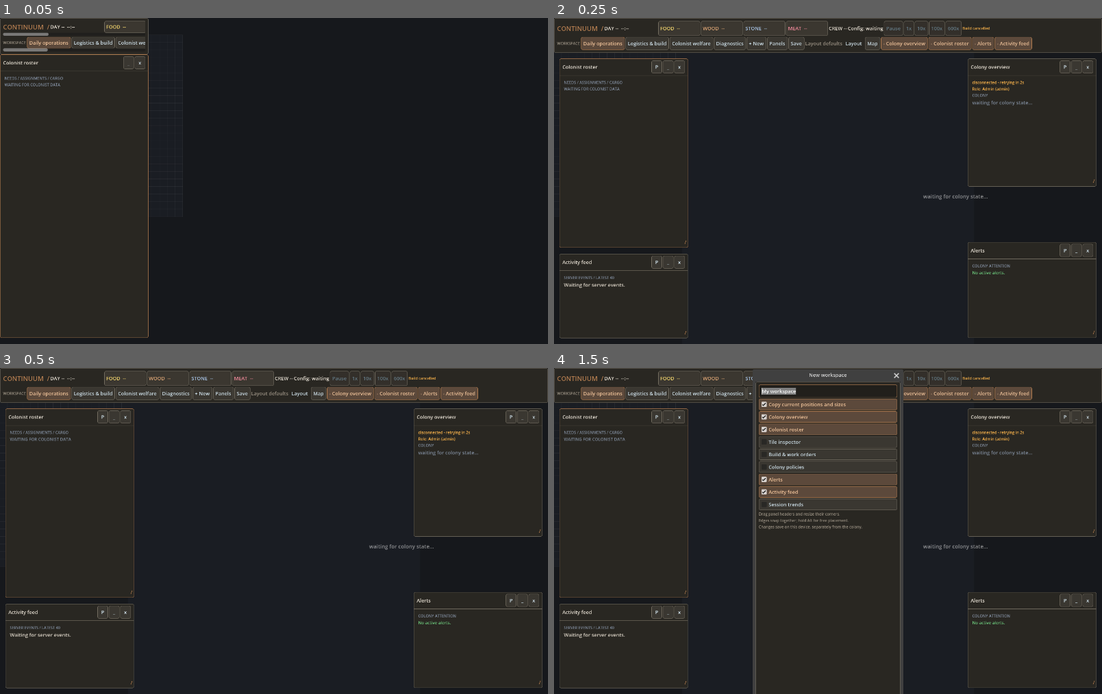
Above: before the commit, frames 1-4 (two rows, left to right).
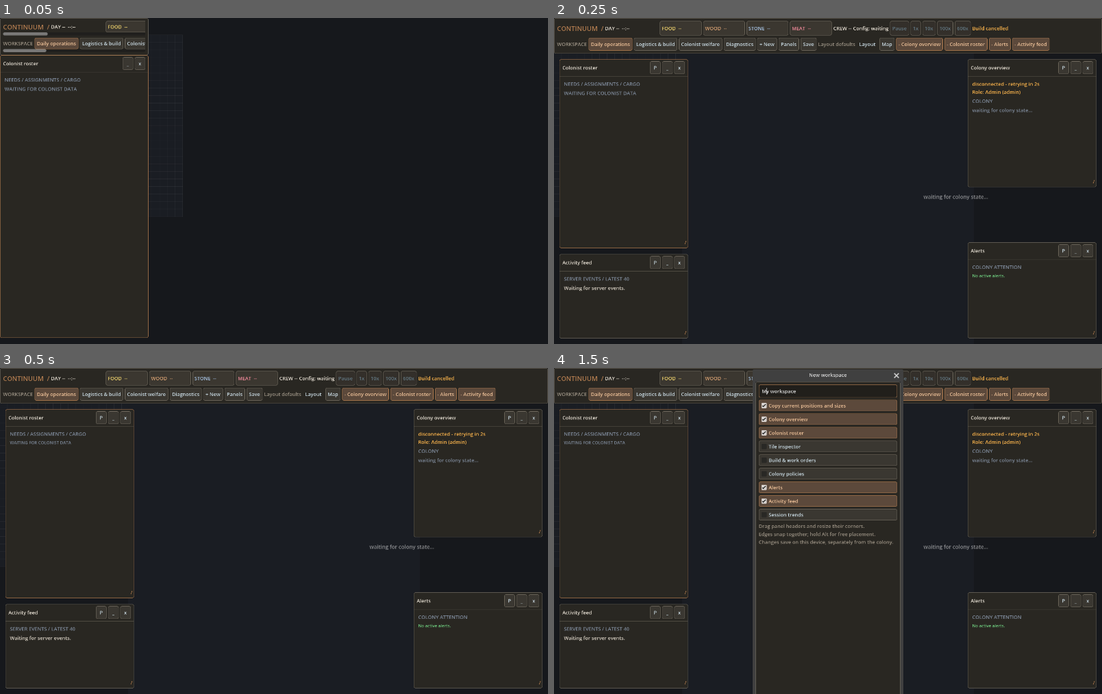
Above: after the commit, the same moments.

Repository: iMithrellas/continuum
Game: Godot game, scene res://tools/map_ui_test.tscn
Same seed, same stepped clock (60 frames per second), same inputs: the game is played once before the commit and once after it. This scene is started directly instead of the project's main scene.
Inputs:
- Up to frame 1 (0.05 s): no input
- Up to frame 2 (0.25 s): no input
- Up to frame 3 (0.5 s): no input
- Up to frame 4 (1.5 s): click "+ New" at 0.5 s; click "+ New" at 1.25 s

The runs differ from the first frame. In frame 1, 1.0% of the frame differs, in the area x 0-28%, y 0-23%; in frame 2, 4.5%; in frame 3, 4.5%; in frame 4, 7.8%, in the area x 0-100%, y 0-99%.

Commit message:
fix(client): prevent ui scale compounding

Diff:
--- a/client/godot/scripts/main.gd
+++ b/client/godot/scripts/main.gd
@@ -179,11 +179,25 @@
 	return apply_settings(settings, persist)
 
 func _apply_control_metrics(root: Node, old_metrics: UiMetrics, new_metrics: UiMetrics) -> void:
-	var ratio := new_metrics.scale / old_metrics.scale
 	for child: Node in root.get_children():
+		# WorkspaceDeck owns its complete subtree, including panel metrics.
+		if child == workspace:
+			continue
 		if child is Control:
 			var control := child as Control
-			control.add_theme_font_size_override("font_size", maxi(1, roundi(control.get_theme_font_size("font_size") * ratio)))
+			if not control.has_meta("ui_font_reference"):
+				var observed_font := control.get_theme_font_size("font_size")
+				var current_font := observed_font if control.has_theme_font_override("font_size") or observed_font > old_metrics.base_font_size else old_metrics.base_font_size
+				control.set_meta("ui_font_reference", float(current_font) / old_metrics.scale)
+			control.add_theme_font_size_override("font_size", new_metrics.font(float(control.get_meta("ui_font_reference"))))
+			if not control.has_meta("ui_minimum_reference"):
+				control.set_meta("ui_minimum_reference", control.custom_minimum_size / old_metrics.scale)
+			control.custom_minimum_size = control.get_meta("ui_minimum_reference") * new_metrics.scale
+			if control is Container:
+				var container := control as Container
+				if not container.has_meta("ui_separation_reference"):
+					container.set_meta("ui_separation_reference", float(container.get_theme_constant("separation")) / old_metrics.scale)
+				container.add_theme_constant_override("separation", new_metrics.px(float(container.get_meta("ui_separation_reference"))))
 		_apply_control_metrics(child, old_metrics, new_metrics)
 
 
--- a/client/godot/scripts/workspace_deck.gd
+++ b/client/godot/scripts/workspace_deck.gd
@@ -79,8 +79,7 @@
 	_build_dialog()
 
 func apply_metrics(ui_metrics: UiMetrics) -> void:
-	var ratio := ui_metrics.scale / metrics.scale
-	_scale_control_tree(self, ratio)
+	_scale_control_tree(self, ui_metrics)
 	metrics = ui_metrics
 	for window: WorkspaceWindow in windows.values():
 		window.metrics = metrics
@@ -89,16 +88,24 @@
 		_dialog.min_size = Vector2i(metrics.px(300), 0)
 	_apply_layout()
 
-func _scale_control_tree(root: Node, ratio: float) -> void:
+func _scale_control_tree(root: Node, target_metrics: UiMetrics) -> void:
 	for child: Node in root.get_children():
 		if child is Control:
 			var control := child as Control
-			control.custom_minimum_size *= ratio
-			control.add_theme_font_size_override("font_size", maxi(1, roundi(control.get_theme_font_size("font_size") * ratio)))
+			if not control.has_meta("ui_font_reference"):
+				var observed_font := control.get_theme_font_size("font_size")
+				var current_font := observed_font if control.has_theme_font_override("font_size") or observed_font > metrics.base_font_size else metrics.base_font_size
+				control.set_meta("ui_font_reference", float(current_font) / metrics.scale)
+			control.add_theme_font_size_override("font_size", target_metrics.font(float(control.get_meta("ui_font_reference"))))
+			if not control.has_meta("ui_minimum_reference"):
+				control.set_meta("ui_minimum_reference", control.custom_minimum_size / metrics.scale)
+			control.custom_minimum_size = control.get_meta("ui_minimum_reference") * target_metrics.scale
 			if control is Container:
 				var container := control as Container
-				container.add_theme_constant_override("separation", container.get_theme_constant("separation") * ratio)
-		_scale_control_tree(child, ratio)
+				if not container.has_meta("ui_separation_reference"):
+					container.set_meta("ui_separation_reference", float(container.get_theme_constant("separation")) / metrics.scale)
+				container.add_theme_constant_override("separation", target_metrics.px(float(container.get_meta("ui_separation_reference"))))
+		_scale_control_tree(child, target_metrics)
 
 
 func _scroll_row(parent: Node, height: float) -> HBoxContainer:
--- a/client/godot/tools/map_ui_test.gd
+++ b/client/godot/tools/map_ui_test.gd
@@ -100,14 +100,21 @@
 	await get_tree().process_frame
 	isolated_path = main.fixture_workspace_path
 	main.apply_font_size(10, false)
-	_assert(main._metrics.base_font_size == 10, "runtime font can shrink to the lower bound")
+	_assert(main._metrics.base_font_size == 10 and main._haul_button.get_theme_font_size("font_size") == 12 and
+			main._build_menu.get_theme_font_size("font_size") == 10,
+		"runtime font can shrink dynamic and inherited controls to the lower bound: haul=%d build=%d" % [main._haul_button.get_theme_font_size("font_size"), main._build_menu.get_theme_font_size("font_size")])
 	main.apply_font_size(24, false)
 	_assert(main._metrics.base_font_size == 24 and main._feed.custom_minimum_size.y > 120 and
 			main._history_chart.custom_minimum_size.y > 300 and main._clock.custom_minimum_size.x > 250 and
-			main.workspace.telemetry.get_parent().custom_minimum_size.y > 60,
-		"runtime max scale updates feed, chart, clock, and telemetry minima")
+			main.workspace.telemetry.get_parent().custom_minimum_size.y > 60 and
+			main._haul_button.get_theme_font_size("font_size") == 28 and
+			main._connection_label.get_theme_font_size("font_size") == 24,
+		"runtime max scale updates fonts, feed, chart, clock, and telemetry minima: haul=%d connection=%d" % [main._haul_button.get_theme_font_size("font_size"), main._connection_label.get_theme_font_size("font_size")])
+	main.apply_font_size(13, false)
+	_assert(main._haul_button.get_theme_font_size("font_size") == 15, "runtime reference size restores exactly")
 	main.apply_font_size(10, false)
-	_assert(main._metrics.base_font_size == 10 and main._feed.custom_minimum_size.y < 70,
+	_assert(main._metrics.base_font_size == 10 and main._feed.custom_minimum_size.y < 70 and
+			main._haul_button.get_theme_font_size("font_size") == 12,
 		"runtime scaling returns to small metrics without compounding")
 	main.apply_font_size(13, false)
 	_assert(main._mode_buttons.size() == 2, "select and build mode buttons are reachable")
